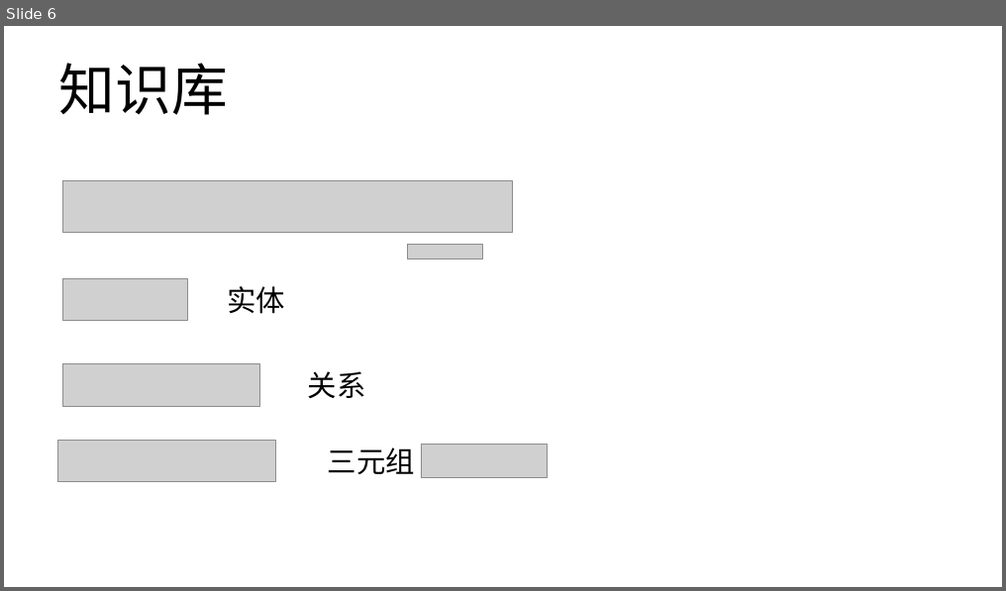
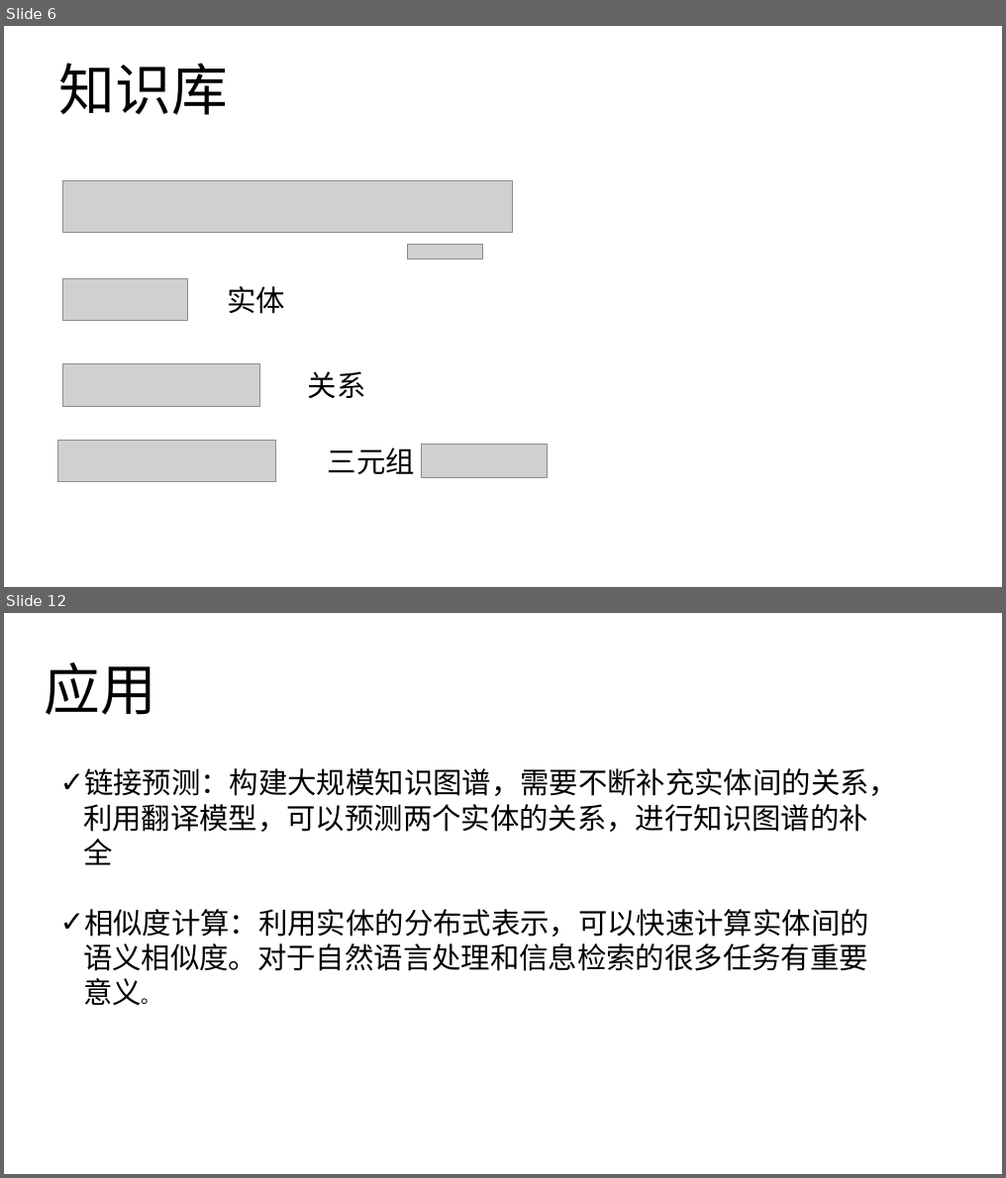
Before and after one commit to zyxdSTU/presetation, a slide deck: 知识表示学习/知识表示学习.pptx. Shown one above the other, each under a label of ours: slide 6 before the commit, slides 6 and 12 after it; the slides between them are not shown. The pictures are 1006x591 and 1006x1178 pixels, drawn with LibreOffice and Linux fonts; fonts in the diff are those of the drawing; grey boxes stand for pictures. Boxes give left, top, right and bottom in pixels: in the first picture for what was removed or moved away, otherwise in the second. Text is boxed around its words. In the diff, an @@ line names an element or a change of style, - is before the commit and + after.

```diff
--- a/知识表示学习/知识表示学习.pptx
+++ b/知识表示学习/知识表示学习.pptx
@@ slide 12 added at (x1=4, y1=613, x2=1002, y2=1174), background #FFFFFF @@
@@ text added at (x1=44, y1=663, x2=155, y2=715), 54 pt, text #000000 @@
+应用
@@ text added at (x1=83, y1=768, x2=898, y2=1006), 28 pt, text #000000 @@
+✓ 链接预测：构建大规模知识图谱，需要不断补充实体间的关系，利用翻译模型，可以预测两个实体的关系，进行知识图谱的补全
+✓ 相似度计算：利用实体的分布式表示，可以快速计算实体间的语义相似度。对于自然语言处理和信息检索的很多任务有重要意义。
```
Also in this commit, not shown: 2 slides changed, 6 other slides added, 1 slide removed, 1 other file.
